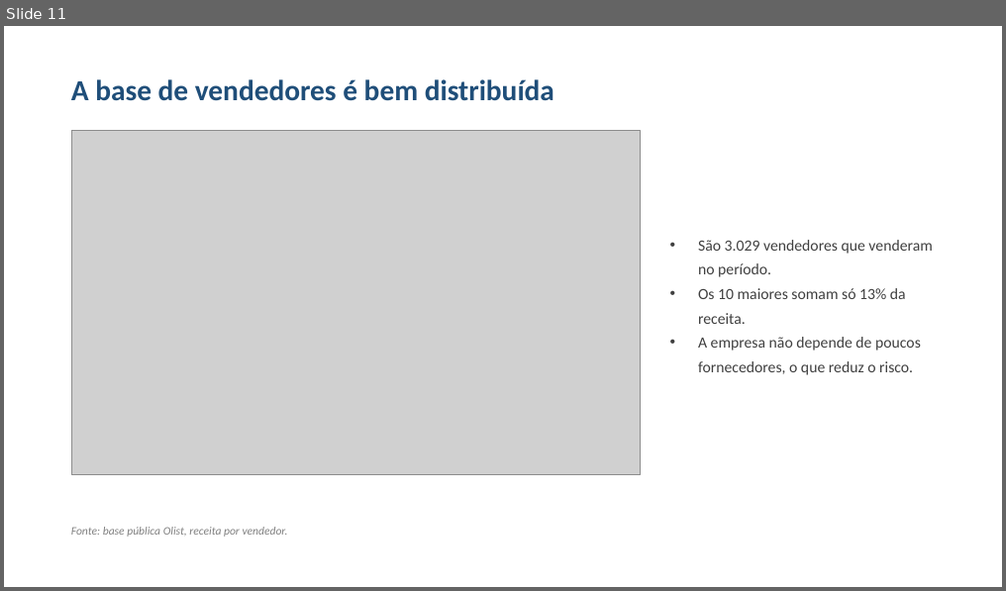
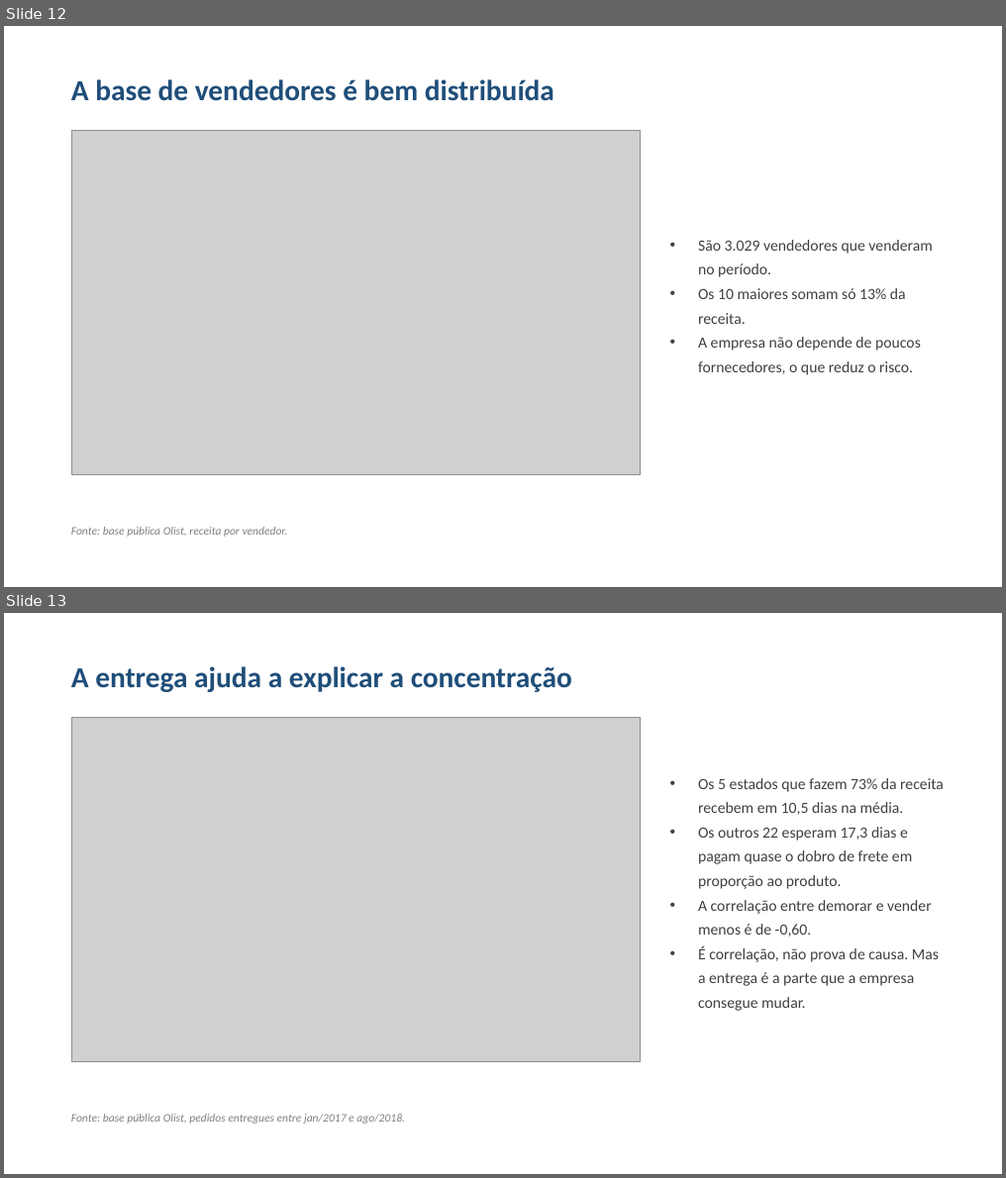
Before and after one commit to evanioac-web/tech-challenge-fase1-olist, a slide deck: reports/apresentacao_crescimento_receita.pptx. Shown one above the other, each under a label of ours: slide 11 before the commit, slides 12 and 13 after it. The pictures are 1006x591 and 1006x1178 pixels, drawn with LibreOffice and Linux fonts; fonts in the diff are those of the drawing; grey boxes stand for pictures. Boxes give left, top, right and bottom in pixels: in the first picture for what was removed or moved away, otherwise in the second. Text is boxed around its words. In the diff, an @@ line names an element or a change of style, - is before the commit and + after.

Commit message:
Relatorio e apresentacao com a analise de entrega e recompra

```diff
--- a/reports/apresentacao_crescimento_receita.pptx
+++ b/reports/apresentacao_crescimento_receita.pptx
@@ slide 13 added at (4,613,1002,1174), background #FFFFFF @@
@@ text added at (71,666,572,692), 28 pt, text #1F4E79, bold @@
+A entrega ajuda a explicar a concentração
@@ picture added at (71,718,641,1062) @@
@@ text added at (698,778,944,1011), 15 pt, text #404040 @@
+• Os 5 estados que fazem 73% da receita recebem em 10,5 dias na média.
+• Os outros 22 esperam 17,3 dias e pagam quase o dobro de frete em proporção ao produto.
+• A correlação entre demorar e vender menos é de -0,60.
+• É correlação, não prova de causa. Mas a entrega é a parte que a empresa consegue mudar.
@@ text added at (71,1114,405,1124), 11 pt, text #808080, italic @@
+Fonte: base pública Olist, pedidos entregues entre jan/2017 e ago/2018.
@@ what was slide 11 is now slide 12 @@
```
Also in this commit, not shown: 1 slide changed, 2 other slides added, 1 other file.
